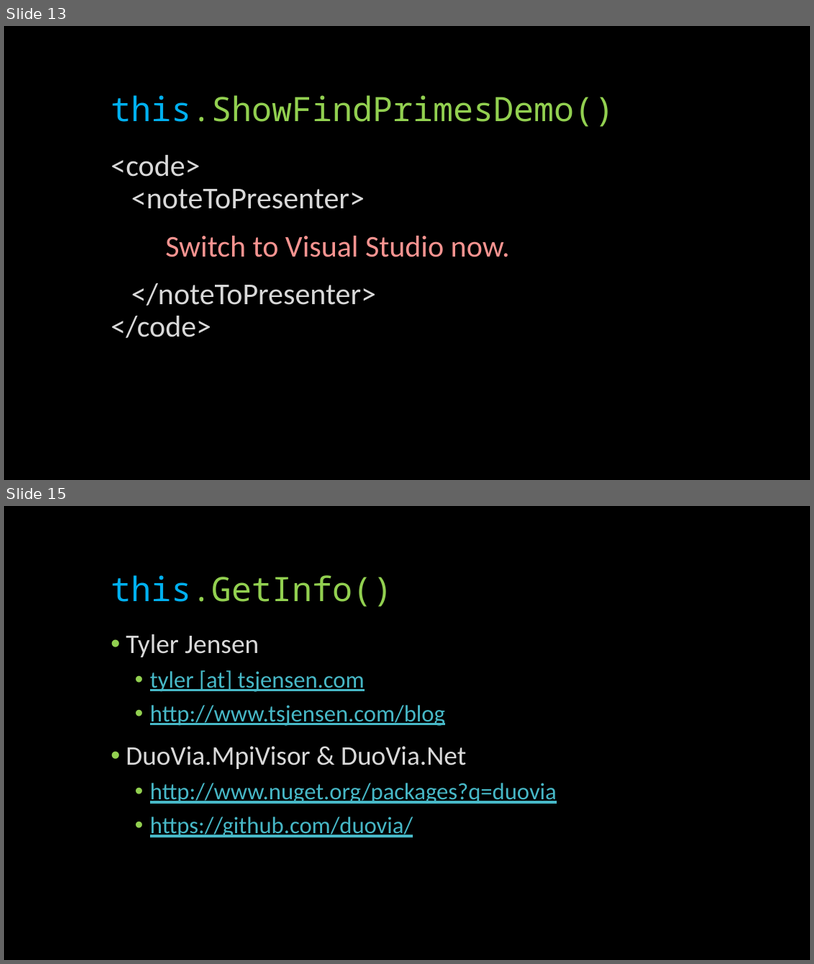
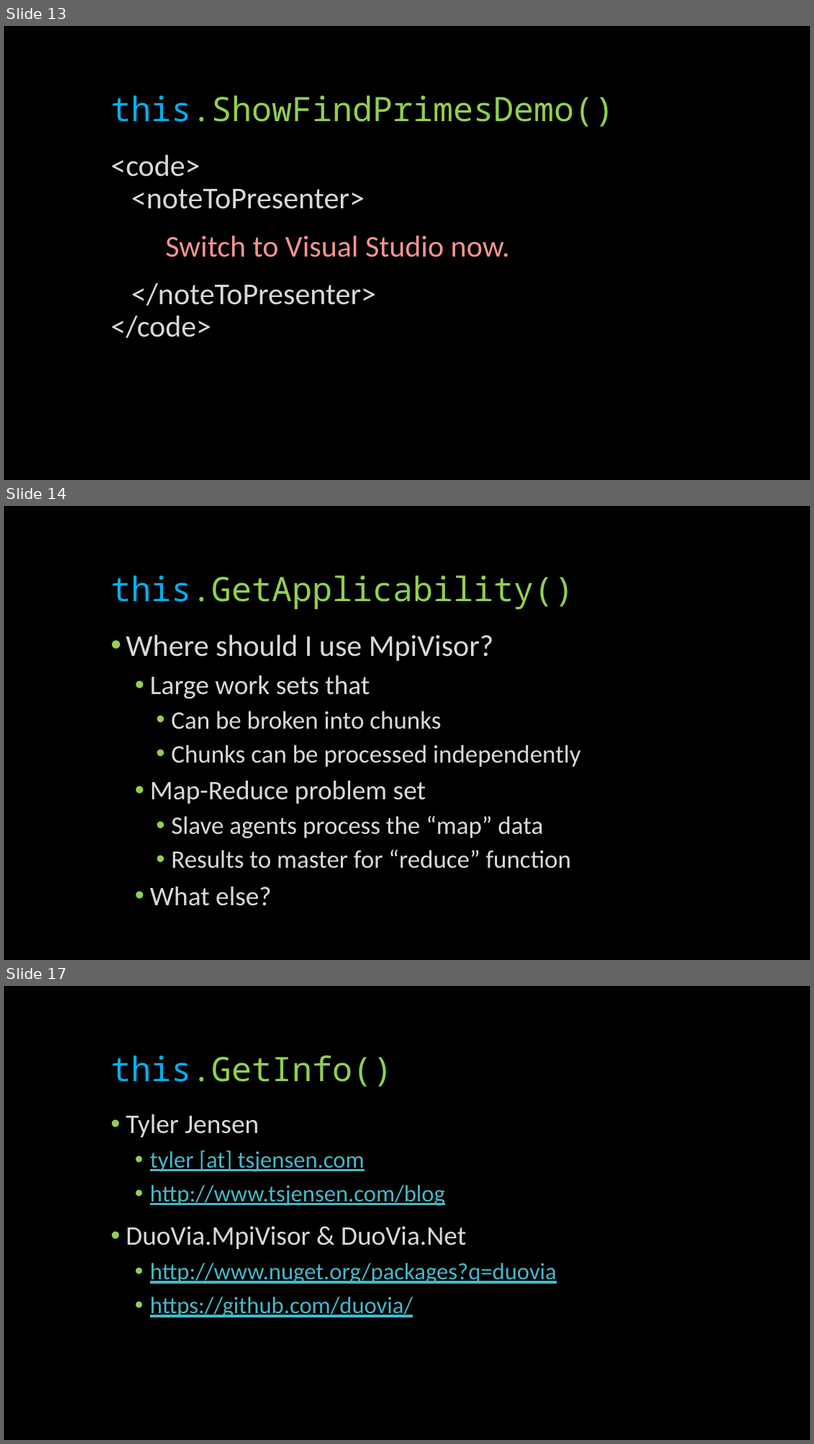
Before and after one commit to holsee/duovia-mpivisor, a slide deck: src/DuoVia.MpiVisor/Docs/mpivisor.pptx. Shown one above the other, each under a label of ours: slides 13 and 15 before the commit, slides 13, 14 and 17 after it; the slides between them are not shown. The pictures are 814x964 and 814x1444 pixels, drawn with LibreOffice and Linux fonts; fonts in the diff are those of the drawing. Boxes give left, top, right and bottom in pixels: in the first picture for what was removed or moved away, otherwise in the second. Text is boxed around its words. In the diff, an @@ line names an element or a change of style, - is before the commit and + after.

```diff
--- a/src/DuoVia.MpiVisor/Docs/mpivisor.pptx
+++ b/src/DuoVia.MpiVisor/Docs/mpivisor.pptx
@@ slide 14 added at (x1=4, y1=506, x2=810, y2=960), background #000000 @@
@@ title added at (x1=111, y1=575, x2=574, y2=610), 40 pt, text #92D050 @@
+this.GetApplicability()
@@ text added at (x1=126, y1=635, x2=581, y2=906), 30 pt, text #D9D9D9 @@
+• Where should I use MpiVisor?
+  • Large work sets that
+    • Can be broken into chunks
+    • Chunks can be processed independently
+  • Map-Reduce problem set
+    • Slave agents process the “map” data
+    • Results to master for “reduce” function
+  • What else?
@@ what was slide 15 is now slide 17 @@
```
Also in this commit, not shown: 1 slide changed, 1 other slide added.
